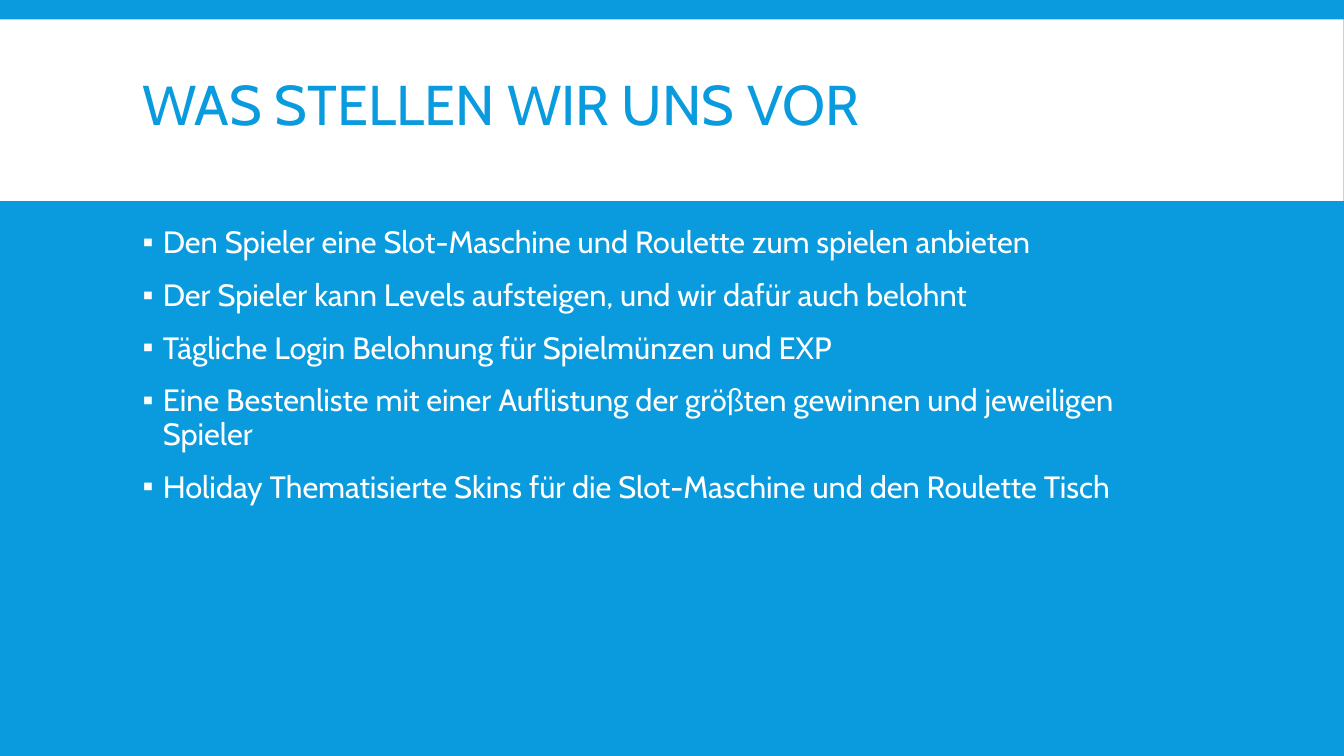
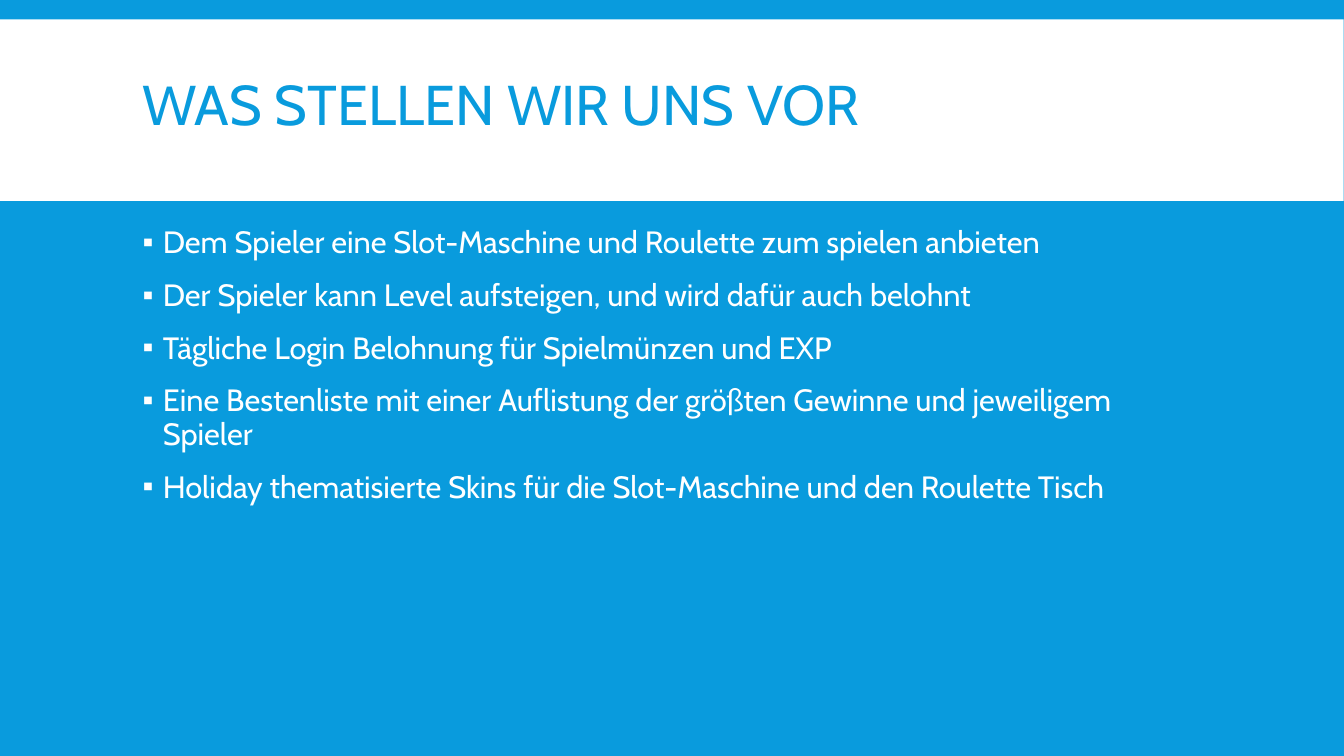
Before and after one commit to sHackstein/Camosino, a slide deck: slide 2 of Camosino.pptx. Drawn at 1344x756 pixels with LibreOffice and Linux fonts; fonts in the diff are those of the drawing. Boxes give left, top, right and bottom in pixels: in the first picture for what was removed or moved away, otherwise in the second. Text is boxed around its words. In the diff, an @@ line names an element or a change of style, - is before the commit and + after.

Commit message:
Präsentation

```diff
--- a/Camosino.pptx
+++ b/Camosino.pptx
@@ text at (163, 230, 1039, 313): text changed @@
-▪ Den Spieler eine Slot-Maschine und Roulette zum spielen anbieten
-▪ Der Spieler kann Levels aufsteigen, und wir dafür auch belohnt
+▪ Dem Spieler eine Slot-Maschine und Roulette zum spielen anbieten
+▪ Der Spieler kann Level aufsteigen, und wird dafür auch belohnt
@@ text at (163, 388, 1111, 504): text changed @@
-▪ Eine Bestenliste mit einer Auflistung der größten gewinnen und jeweiligen Spieler
-▪ Holiday Thematisierte Skins für die Slot-Maschine und den Roulette Tisch
+▪ Eine Bestenliste mit einer Auflistung der größten Gewinne und jeweiligem Spieler
+▪ Holiday thematisierte Skins für die Slot-Maschine und den Roulette Tisch
```
Also in this commit, not shown: 1 other slide changed.
